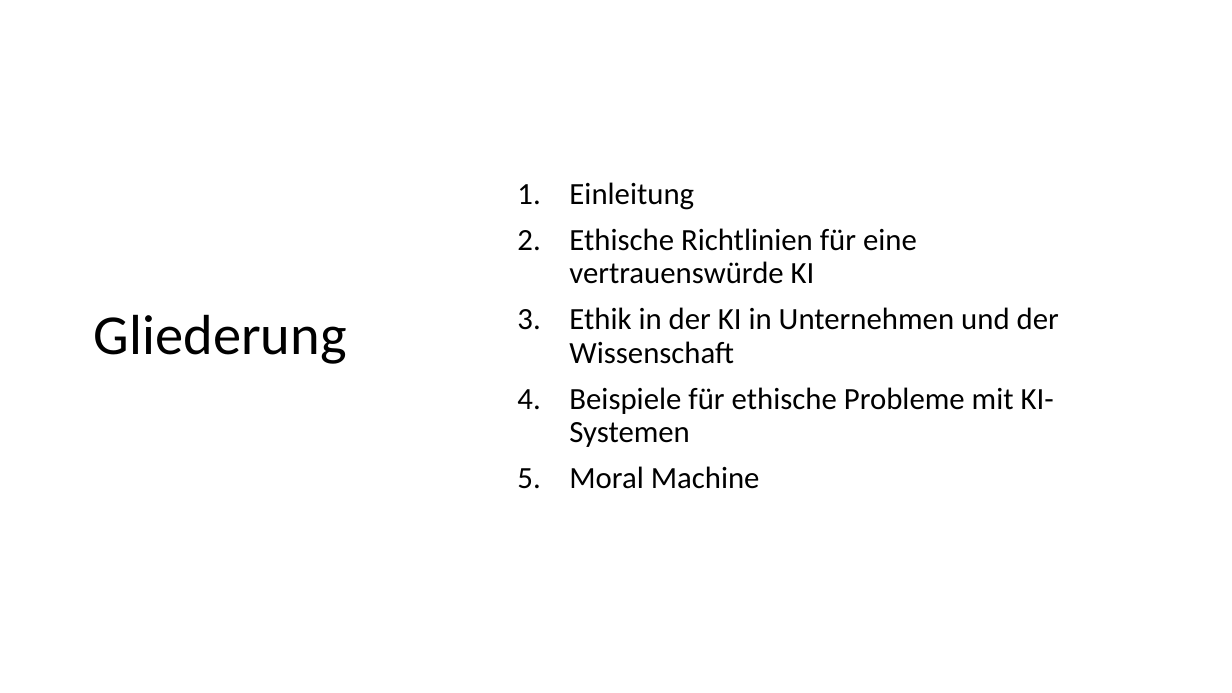
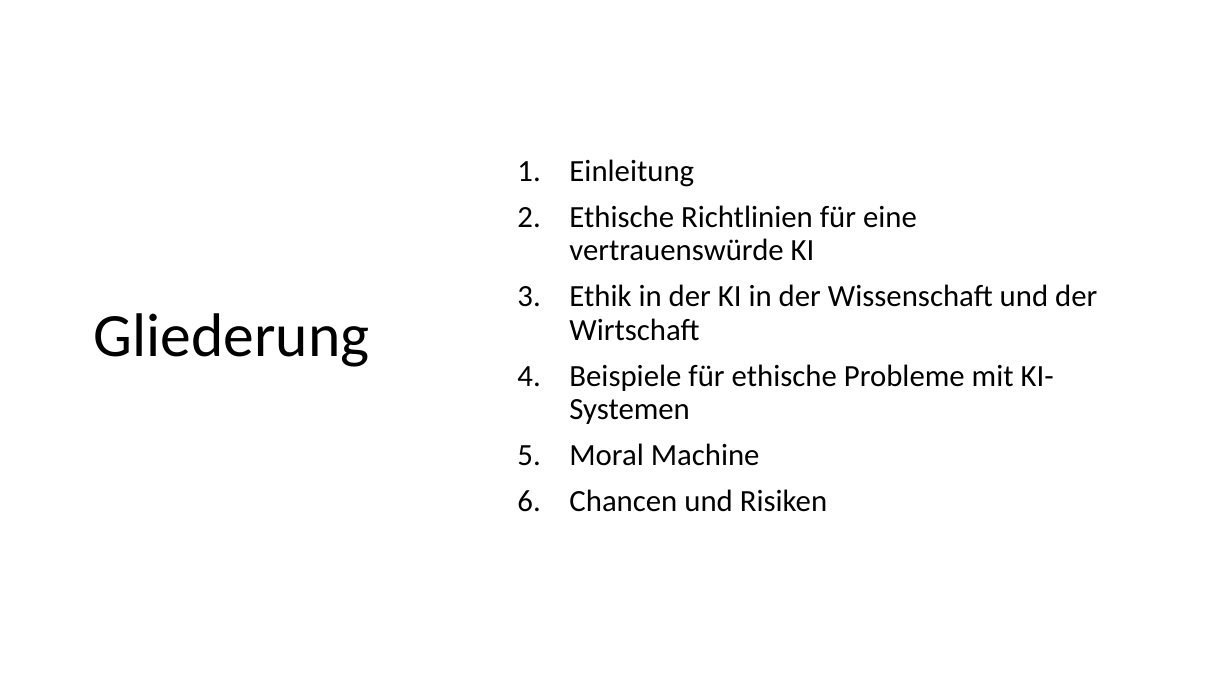
Before and after one commit to bosinoliver/ros-kinect-roboticarm, a slide deck: slide 3 of Kognitive Systeme Vortrag/Ethics in AI.pptx (slide 2 before the commit). Drawn at 1232x693 pixels with LibreOffice and Linux fonts; fonts in the diff are those of the drawing; background and template pictures are left out. Boxes give left, top, right and bottom in pixels: in the first picture for what was removed or moved away, otherwise in the second. Text is boxed around its words. In the diff, an @@ line names an element or a change of style, - is before the commit and + after.

```diff
--- a/Kognitive Systeme Vortrag/Ethics in AI.pptx
+++ b/Kognitive Systeme Vortrag/Ethics in AI.pptx
@@ title "Gliederung" at [94, 313, 370, 367]: size 44 to 48 pt @@
@@ text at [569, 284, 1097, 341]: text changed @@
-3. Ethik in der KI in Unternehmen und der Wissenschaft
+3. Ethik in der KI in der Wissenschaft und der Wirtschaft
@@ text at [569, 489, 827, 512]: paragraph added @@
+6. Chancen und Risiken
```
Also in this commit, not shown: 7 other slides changed, 9 slides added, 2 slides removed, 1 other file.
